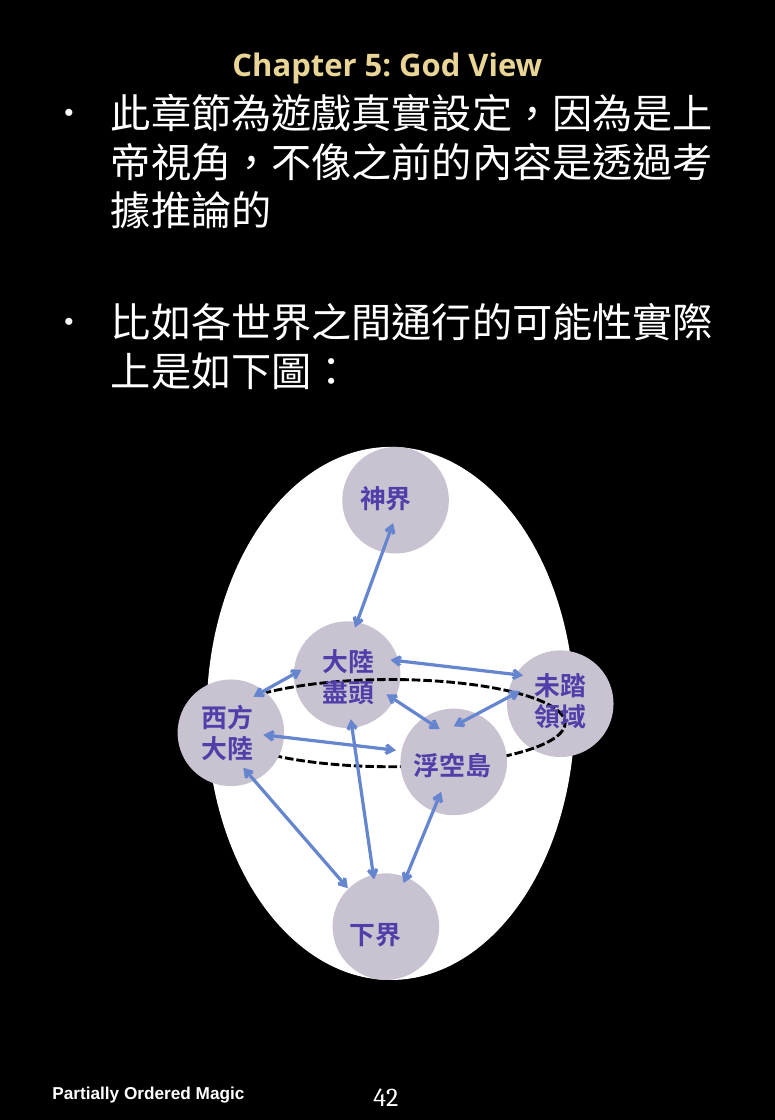
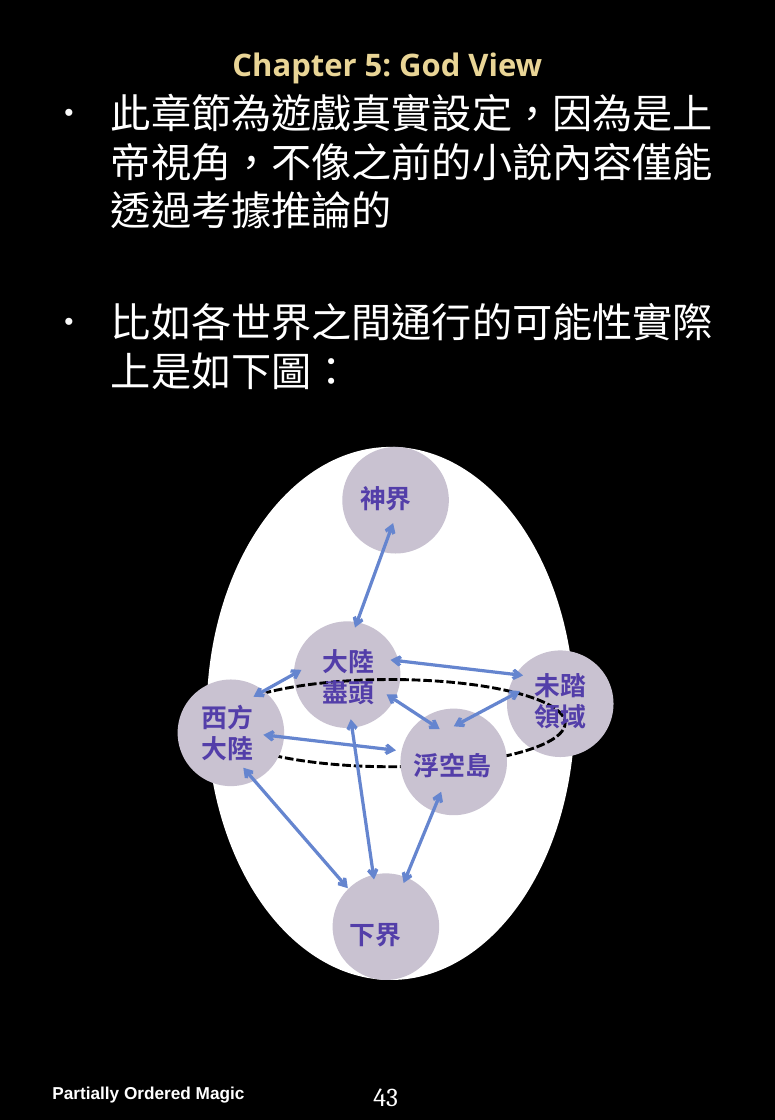
Before and after one commit to PartiallyOrderedMagic/PartiallyOrderedMagic.github.io, a slide deck: slide 44 of MyGame/Partially Ordered Magic Handbook.pptx (slide 43 before the commit). Drawn at 775x1120 pixels with LibreOffice and Linux fonts; fonts in the diff are those of the drawing; background and template pictures are left out. Boxes give left, top, right and bottom in pixels: in the first picture for what was removed or moved away, otherwise in the second. Text is boxed around its words. In the diff, an @@ line names an element or a change of style, - is before the commit and + after.

```diff
--- a/MyGame/Partially Ordered Magic Handbook.pptx
+++ b/MyGame/Partially Ordered Magic Handbook.pptx
@@ text at <box>111,94,713,229</box>: text changed @@
-• 此章節為遊戲真實設定，因為是上帝視角，不像之前的內容是透過考據推論的
+• 此章節為遊戲真實設定，因為是上帝視角，不像之前的小說內容僅能透過考據推論的
@@ page number at <box>373,1088,398,1107</box>: text changed @@
-42
+43
```
Also in this commit, not shown: 11 other slides changed, 1 slide added, 1 slide removed, 3 other files.
